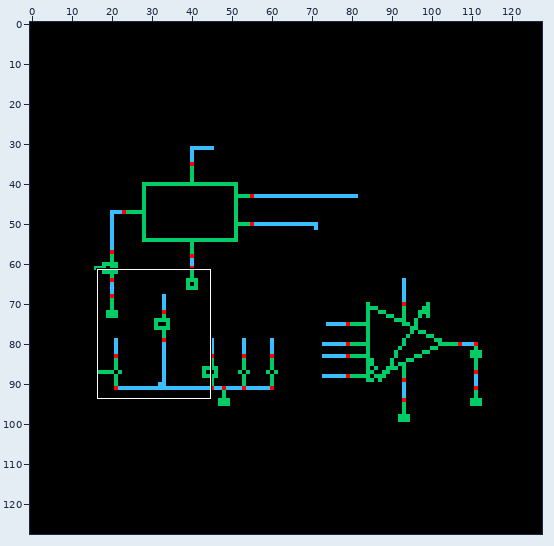
Sprite sheet, stored at pga/zz_final_pga/schematic/thumbnail_128x128.png. Above, an overview of the earlier version with the close-up marked.
Close-up. Old version:
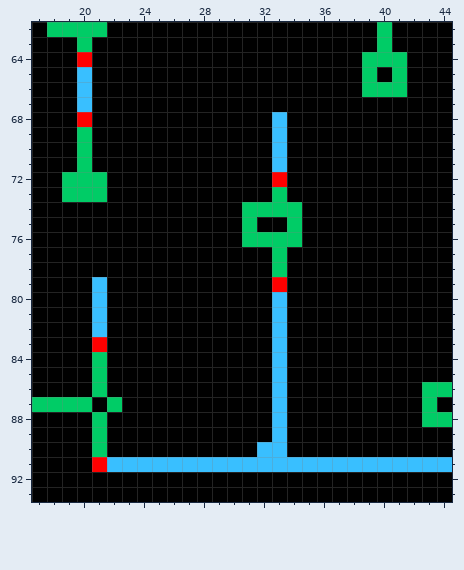
The file is 128x128 pixels. Shown: x 17..44, y 62..93.
After:
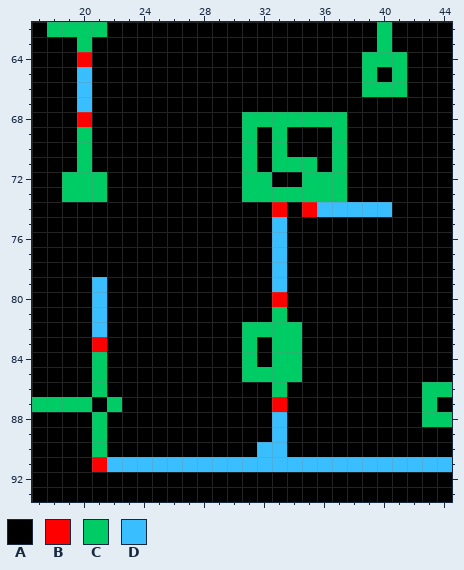
Palette (. is transparent): A #000000  B #ff0000  C #00cc66  D #39bfff
Change:
Changed rows in their new state; - is an unchanged pixel.
first column x 31:
68 CCCCCCC---
69 C-C---C---
70 C-C---C---
71 C-CCC-C---
72 CCA-CCC---
73 CC-CCCC---
74 AABABDDDDD
75 A-DA------
76 AADA------
77 --D-------
78 --D-------
79 --D-------
80 --B-------
81 --C-------
82 CCCC------
83 C-CC------
84 C-CC------
85 CCCC------
86 --C-------
87 --B-------
Pixel boxes of the changes (left, top, right, bottom) in both close-ups:
changed: (242, 112, 392, 412)
